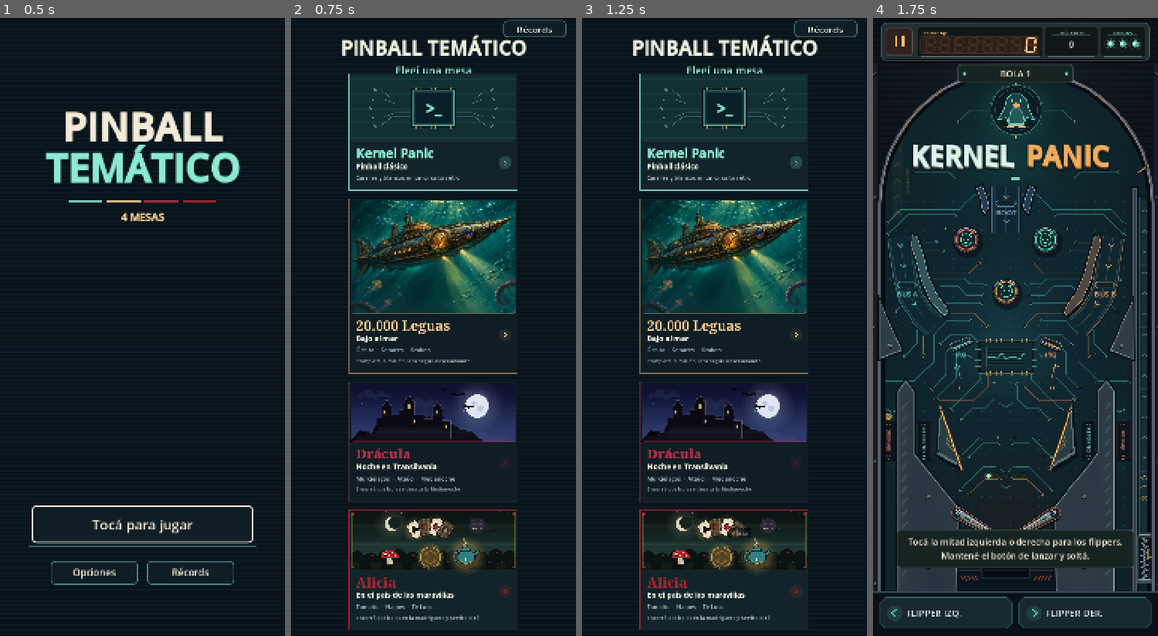
Above: before the commit, frames 1-4 (left to right).
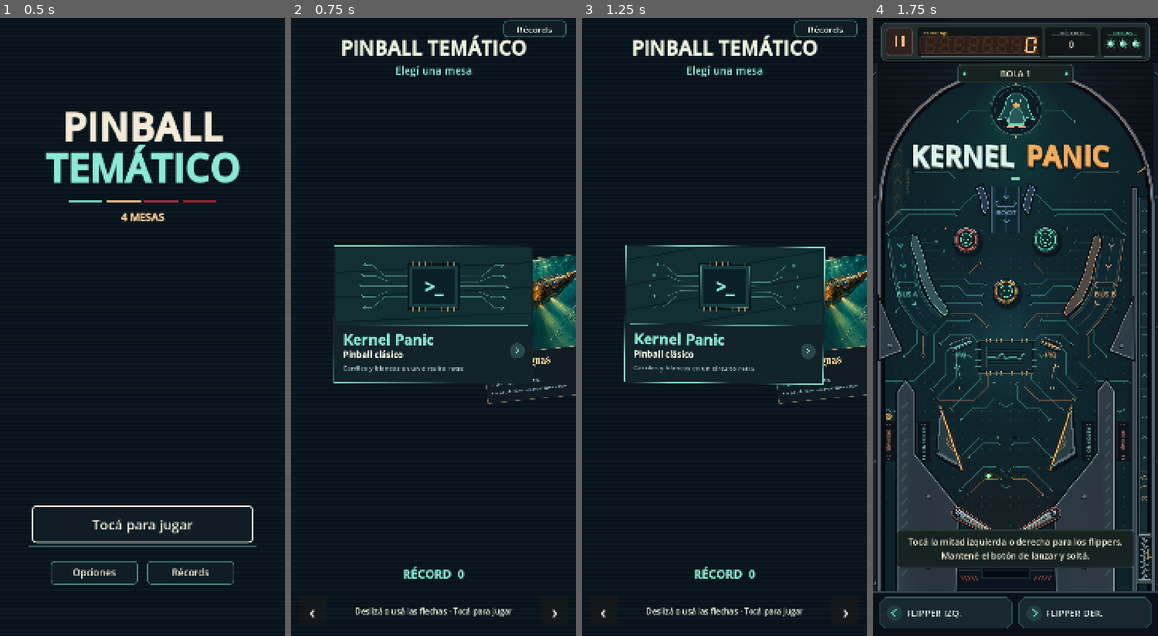
Above: after the commit, the same moments.

Repository: pasaporteN25/RetroPainball
Game: Godot game, scene res://scenes/title.tscn
Two runs of this game, one before a commit and one after it. Both use one fixed random seed, a clock stepped at 60 frames per second and the inputs below.
Inputs:
- Up to frame 1 (0.5 s): no input
- Up to frame 2 (0.75 s): click "Tocá para jugar" at 0.5 s
- Up to frame 3 (1.25 s): no input
- Up to frame 4 (1.75 s): click "Kernel Panic" at 1.25 s

Frame 1 is identical in both runs. In frame 2, 24% of the frame differs, in the area x 6-100%, y 9-99%; in frame 3, 24%; in frame 4, nothing differs.

Commit message:
Add table carousel selector (U-04)
Co-Authored-By: Claude Sonnet 5.5 <noreply@anthropic.com>

Diff:
--- a/scripts/ui/table_select.gd
+++ b/scripts/ui/table_select.gd
@@ -19,6 +19,17 @@
 var _heading: FontVariation
 var _serif: SystemFont
 var _safe_top := 0.0
+var _safe_bottom := 0.0
+var _cards: Array[Button] = []
+var _ids: Array[String] = []
+var _selected := 0
+var _display_index := 0.0
+var _clock := 0.0
+var _drag_start := Vector2.ZERO
+var _dragging := false
+var _swiped := false
+var _previous: Button
+var _next: Button
 
 
 func _ready() -> void:
@@ -33,18 +44,90 @@
 	_nautilus = _make_card(GameState.active_theme(GameState.NAUTILUS).display_name, GameState.NAUTILUS, 646.0, "res://scenes/nautilus.tscn")
 	_dracula = _make_card(GameState.active_theme(GameState.DRACULA).display_name, GameState.DRACULA, 444.0, "res://scenes/dracula.tscn")
 	_alicia = _make_card(GameState.active_theme(GameState.ALICIA).display_name, GameState.ALICIA, 444.0, "res://scenes/alicia.tscn")
-	_kernel.focus_neighbor_bottom = _kernel.get_path_to(_nautilus)
-	_nautilus.focus_neighbor_top = _nautilus.get_path_to(_kernel)
-	_nautilus.focus_neighbor_bottom = _nautilus.get_path_to(_dracula)
-	_dracula.focus_neighbor_top = _dracula.get_path_to(_nautilus)
-	_dracula.focus_neighbor_bottom = _dracula.get_path_to(_alicia)
-	_alicia.focus_neighbor_top = _alicia.get_path_to(_dracula)
+	_cards = [_kernel, _nautilus, _dracula, _alicia]
+	_ids = [GameState.KERNEL_PANIC, GameState.NAUTILUS, GameState.DRACULA, GameState.ALICIA]
 	_records = _make_records_button()
-	_kernel.focus_neighbor_top = _kernel.get_path_to(_records)
-	_records.focus_neighbor_bottom = _records.get_path_to(_kernel)
+	_previous = _make_arrow("‹", -1)
+	_next = _make_arrow("›", 1)
 	get_viewport().size_changed.connect(_layout)
 	_layout()
 	_kernel.grab_focus()
+
+
+func _make_arrow(label: String, direction: int) -> Button:
+	var button := Button.new()
+	button.text = label
+	button.size = Vector2(72, 72)
+	button.add_theme_font_size_override("font_size", 48)
+	button.pressed.connect(func() -> void: _select(_selected + direction))
+	add_child(button)
+	return button
+
+
+func _select(index: int) -> void:
+	_selected = clampi(index, 0, _cards.size() - 1)
+	_cards[_selected].grab_focus()
+	queue_redraw()
+
+
+func _activate_card(card: Button, scene_path: String) -> void:
+	if _swiped:
+		return
+	var index := _cards.find(card)
+	if index != _selected:
+		_select(index)
+	else:
+		get_tree().change_scene_to_file(scene_path)
+
+
+func _input(event: InputEvent) -> void:
+	if event.is_action_pressed("ui_left"):
+		_select(_selected - 1)
+		get_viewport().set_input_as_handled()
+		return
+	if event.is_action_pressed("ui_right"):
+		_select(_selected + 1)
+		get_viewport().set_input_as_handled()
+		return
+	var point := Vector2.ZERO
+	var pressed := false
+	var released := false
+	if event is InputEventScreenTouch:
+		point = event.position
+		pressed = event.pressed
+		released = not event.pressed
+	elif event is InputEventScreenDrag:
+		point = event.position
+	elif event is InputEventMouseButton and event.button_index == MOUSE_BUTTON_LEFT:
+		point = event.position
+		pressed = event.pressed
+		released = not event.pressed
+	elif event is InputEventMouseMotion:
+		point = event.position
+	else:
+		return
+	if pressed:
+		_drag_start = point
+		_dragging = point.y > _safe_top + 180.0 and point.y < size.y - _safe_bottom - 100.0
+		_swiped = false
+	elif _dragging:
+		if absf(point.x - _drag_start.x) > 55.0:
+			_swiped = true
+		if released:
+			if _swiped:
+				_select(_selected + (1 if point.x < _drag_start.x else -1))
+			_dragging = false
+			_clear_swipe.call_deferred()
+
+
+func _clear_swipe() -> void:
+	_swiped = false
+
+
+func _process(delta: float) -> void:
+	_clock += delta
+	_display_index = lerpf(_display_index, float(_selected), minf(delta * 8.0, 1.0))
+	_layout_cards()
 
 
 func _make_records_button() -> Button:
@@ -90,7 +173,7 @@
 	for state in ["font_color", "font_pressed_color", "font_hover_color", "font_focus_color", "font_hover_pressed_color", "font_outline_color"]:
 		card.add_theme_color_override(state, Color.TRANSPARENT)
 	card.draw.connect(_draw_card.bind(card, table_id, has_save))
-	card.pressed.connect(func() -> void: get_tree().change_scene_to_file(scene_path))
+	card.pressed.connect(_activate_card.bind(card, scene_path))
 	add_child(card)
 	return card
 
@@ -98,19 +181,32 @@
 func _layout() -> void:
 	var safe := Screen.safe_insets(get_viewport())
 	_safe_top = safe.top
-	var remaining: float = size.y - _safe_top - safe.bottom
-	# Cuatro tarjetas apiladas: 202 de encabezado, las alturas y 26 de separación entre cada una.
-	var content := 202.0 + _kernel.size.y + _nautilus.size.y + _dracula.size.y + _alicia.size.y + 3.0 * 26.0 + 20.0
-	var zoom := clampf(remaining / content, 0.35, 1.0)
-	for card in [_kernel, _nautilus, _dracula, _alicia]:
-		card.scale = Vector2.ONE * zoom
-	var left := (size.x - _kernel.size.x * zoom) * 0.5
+	_safe_bottom = safe.bottom
 	_records.position = Vector2(size.x - _records.size.x - 24.0, _safe_top + 6.0)
-	_kernel.position = Vector2(left, _safe_top + 202.0 * zoom)
-	_nautilus.position = _kernel.position + Vector2(0, (_kernel.size.y + 26.0) * zoom)
-	_dracula.position = _nautilus.position + Vector2(0, (_nautilus.size.y + 26.0) * zoom)
-	_alicia.position = _dracula.position + Vector2(0, (_dracula.size.y + 26.0) * zoom)
+	_previous.position = Vector2(18, size.y - _safe_bottom - 100)
+	_next.position = Vector2(size.x - 90, size.y - _safe_bottom - 100)
+	_layout_cards()
 	queue_redraw()
+
+
+func _layout_cards() -> void:
+	if _cards.is_empty():
+		return
+	var available := size.y - _safe_top - _safe_bottom
+	var center := Vector2(size.x * 0.5, _safe_top + available * 0.48)
+	for i in _cards.size():
+		var card := _cards[i]
+		var offset := float(i) - _display_index
+		var distance := absf(offset)
+		card.visible = distance < 1.8
+		var zoom := minf(size.x * 0.70 / card.size.x, available * 0.53 / card.size.y)
+		zoom *= 1.0 - minf(distance, 1.0) * 0.32
+		card.pivot_offset = card.size * 0.5
+		card.scale = Vector2(zoom * (1.0 - minf(distance, 1.0) * 0.18), zoom)
+		card.rotation = offset * -0.12 + sin(_clock * 1.3 + float(i)) * 0.015
+		card.position = center + Vector2(offset * size.x * 0.36, distance * 35.0) - card.pivot_offset
+		card.z_index = 10 - int(distance * 4.0)
+		card.queue_redraw()
 
 
 func _draw() -> void:
@@ -122,9 +218,21 @@
 	var at := Vector2(size.x * 0.5, _safe_top + 94)
 	_center_text(self, _heading, "PINBALL TEMÁTICO", at, 49, IVORY)
 	_center_text(self, ThemeDB.fallback_font, "Elegí una mesa", at + Vector2(0, 49), 27, MINT)
+	var record := _selected_record()
+	var accent := GameState.active_theme(_ids[_selected]).select_accent
+	_center_text(self, _heading, "RÉCORD  %d" % record, Vector2(size.x * 0.5, size.y - _safe_bottom - 145), 30, accent)
+	_center_text(self, ThemeDB.fallback_font, "Deslizá o usá las flechas · Tocá para jugar", Vector2(size.x * 0.5, size.y - _safe_bottom - 55), 20, IVORY)
 	var dash := Vector2(91, 0)
 	draw_line(at + Vector2(-274, 38), at + Vector2(-274, 38) + dash, Color(MINT, 0.45), 1, true)
 	draw_line(at + Vector2(274, 38), at + Vector2(274, 38) - dash, Color(MINT, 0.45), 1, true)
+
+
+func _selected_record() -> int:
+	var cfg := ConfigFile.new()
+	if cfg.load(GameState.record_path) != OK:
+		return 0
+	var section := "records" if _ids[_selected] == GameState.KERNEL_PANIC else "records/" + _ids[_selected]
+	return int(cfg.get_value(section, "high_score", 0))
 
 
 func _draw_card(card: Button, table_id: String, has_save: bool) -> void:
@@ -134,7 +242,7 @@
 	var bounds := Rect2(Vector2.ZERO, card.size)
 	var theme := GameState.active_theme(table_id)
 	var accent := theme.select_accent
-	var active := card.has_focus() or card.is_hovered()
+	var active := _cards.size() > _selected and card == _cards[_selected]
 	card.draw_rect(bounds, Color("#12232a") if active else Color("#101d24"))
 	var illustration := Rect2(7, 7, bounds.size.x - 14, 416 if nautical else (214 if (vampiric or wonderland) else 242))
 	if nautical:
--- a/tests/headless/art_dracula_polish.gd
+++ b/tests/headless/art_dracula_polish.gd
@@ -1,5 +1,5 @@
 extends SceneTree
-## Pulido de Drácula: selector con 3 tarjetas completas en varias resoluciones, candelabros solo en Drácula
+## Pulido de Drácula: selector con tarjetas en varias resoluciones, candelabros solo en Drácula
 ## y piezas que dibujan todos sus estados. Usa directorios descartables.
 
 var _failures := 0
@@ -34,26 +34,16 @@
 		select.size = Vector2(resolution)
 		select._layout()
 		var view := Rect2(Vector2.ZERO, Vector2(resolution))
-		var inside := true
-		var previous_bottom := 0.0
-		var ordered := true
-		for card in cards:
-			var rect := Rect2(card.global_position, card.size * card.scale)
-			inside = inside and view.grow(0.5).encloses(rect)
-			ordered = ordered and rect.position.y >= previous_bottom - 0.5
-			previous_bottom = rect.end.y
-		_check(inside, "las 4 tarjetas entran completas en %s" % resolution)
-		_check(ordered and view.size.y - previous_bottom >= 8.0, "tarjetas sin solaparse y con margen inferior en %s" % resolution)
-		_check(cards[3].scale.x > 0.4, "las tarjetas no se achican de más en %s (zoom %.2f)" % [resolution, cards[2].scale.x])
-	# Foco entre las 3 tarjetas con teclado/gamepad.
-	select._kernel.grab_focus()
-	_check(select._kernel.focus_neighbor_bottom == select._kernel.get_path_to(select._nautilus), "foco Kernel -> Nautilus")
-	_check(select._nautilus.focus_neighbor_bottom == select._nautilus.get_path_to(select._dracula), "foco Nautilus -> Drácula")
-	_check(select._dracula.focus_neighbor_top == select._dracula.get_path_to(select._nautilus), "foco Drácula -> Nautilus")
-	_check(select._dracula.focus_neighbor_bottom == select._dracula.get_path_to(select._alicia), "foco Drácula -> Alicia")
-	_check(select._alicia.focus_neighbor_top == select._alicia.get_path_to(select._dracula), "foco Alicia -> Drácula")
-	select._dracula.grab_focus()
-	await process_frame
+		for i in cards.size():
+			select._select(i)
+			select._display_index = float(i)
+			select._layout_cards()
+			var card: Control = cards[i]
+			var inside := true
+			for point in [Vector2.ZERO, Vector2(card.size.x, 0), card.size, Vector2(0, card.size.y)]:
+				inside = inside and view.has_point(card.get_transform() * point)
+			_check(inside and card.scale.x > 0.4, "mesa %d visible y legible en %s" % [i, resolution])
+	select._select(2)
 	_check(select._dracula.has_focus(), "Drácula toma el foco")
 
 
--- /dev/null
+++ b/tests/headless/table_carousel.gd
@@ -0,0 +1,50 @@
+extends SceneTree
+## U-04: selección, gestos, récords y navegación del carrusel.
+
+var failures := 0
+var scratch := "user://test_carousel_%d" % OS.get_process_id()
+
+func _initialize() -> void:
+	_run.call_deferred()
+
+func _run() -> void:
+	var state := root.get_node("GameState")
+	DirAccess.make_dir_recursive_absolute(ProjectSettings.globalize_path(scratch))
+	state.save_directory = scratch
+	state.record_path = scratch.path_join("records.cfg")
+	var cfg := ConfigFile.new()
+	cfg.set_value("records/nautilus", "high_score", 12345)
+	cfg.save(state.record_path)
+	change_scene_to_file("res://scenes/table_select.tscn")
+	await scene_changed
+	var selector := current_scene
+	_check(selector._cards.size() == 4 and selector._selected == 0, "cuatro mesas y primera seleccionada")
+	selector._next.pressed.emit()
+	_check(selector._selected == 1, "flecha selecciona Nautilus")
+	var start := InputEventScreenTouch.new()
+	start.position = Vector2(500, 600)
+	start.pressed = true
+	selector._input(start)
+	var finish := InputEventScreenTouch.new()
+	finish.position = Vector2(300, 600)
+	finish.pressed = false
+	selector._input(finish)
+	_check(selector._selected == 2 and selector._swiped, "deslizar cambia de mesa sin jugar")
+	selector._select(99)
+	_check(selector._selected == 3, "la selección respeta el extremo")
+	selector._select(1)
+	selector._display_index = 1.0
+	selector._layout_cards()
+	_check(selector._nautilus.z_index > selector._kernel.z_index and selector._nautilus.scale.y > selector._kernel.scale.y, "mesa elegida al frente y más grande")
+	_check(selector._selected_record() == 12345, "récord de prueba por mesa")
+	selector._records.pressed.emit()
+	await scene_changed
+	_check(current_scene.scene_file_path == "res://scenes/records.tscn", "Récords abre su pantalla")
+	current_scene.free()
+	DirAccess.remove_absolute(ProjectSettings.globalize_path(state.record_path))
+	DirAccess.remove_absolute(ProjectSettings.globalize_path(scratch))
+	quit(1 if failures else 0)
+
+func _check(ok: bool, message: String) -> void:
+	print(("OK: " if ok else "FALLÓ: ") + message)
+	if not ok: failures += 1
Not shown, added: tests/headless/table_carousel.gd.uid
